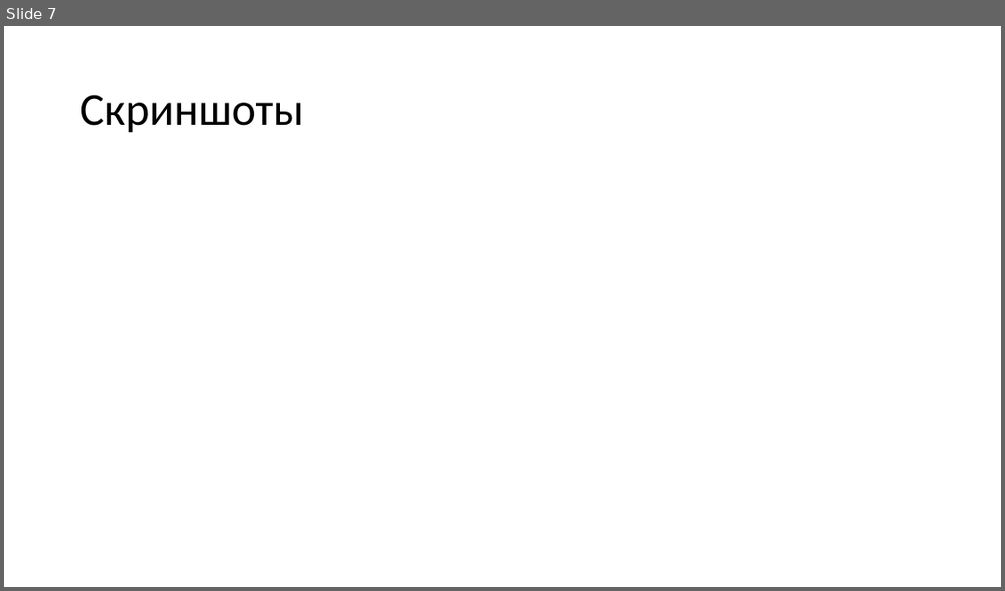
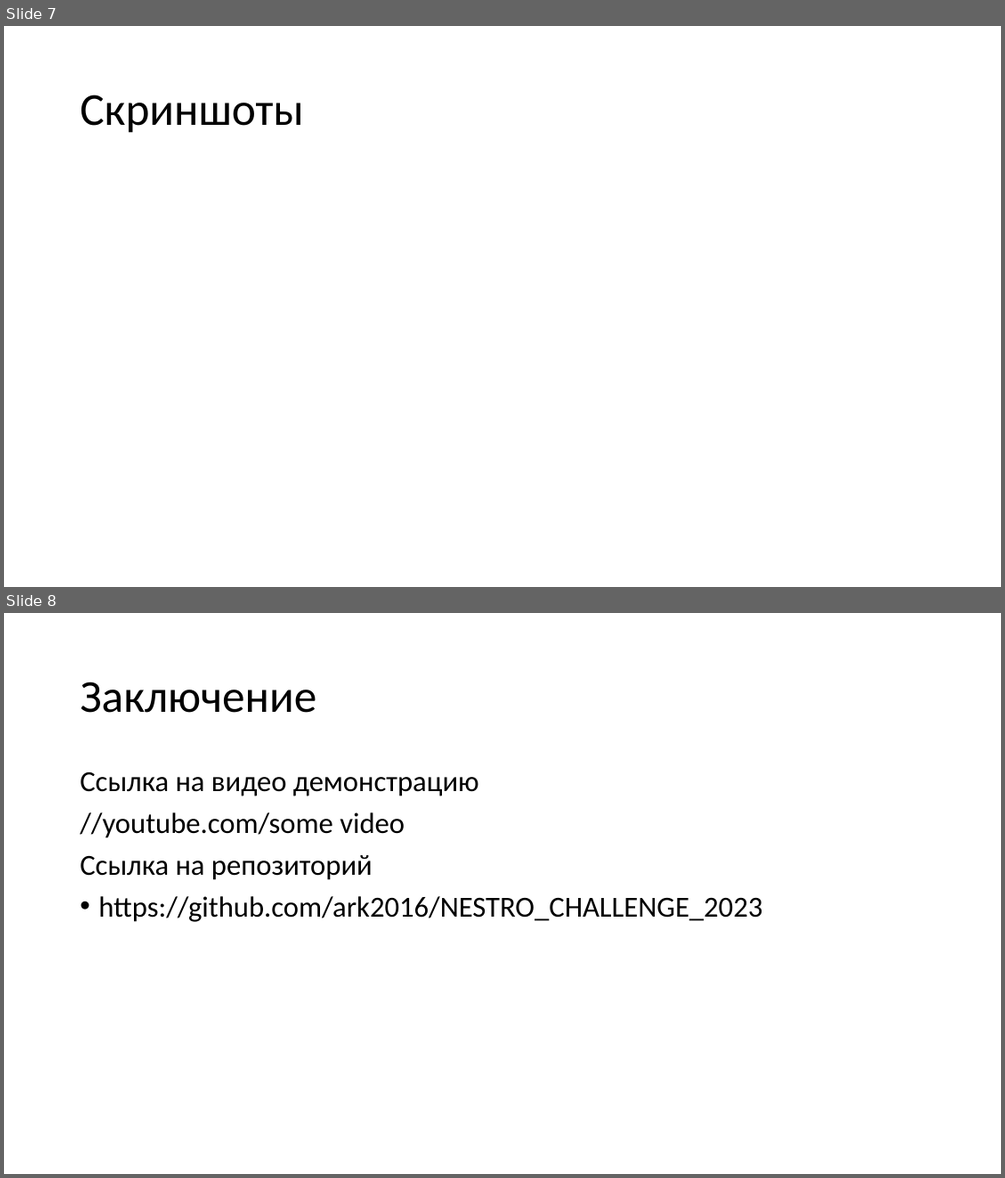
Before and after one commit to ark2016/NESTRO_CHALLENGE_2023, a slide deck: presentation/Greedy_algorithm.pptx. Shown one above the other, each under a label of ours: slide 7 before the commit, slides 7 and 8 after it. The pictures are 1005x591 and 1005x1178 pixels, drawn with LibreOffice and Linux fonts; fonts in the diff are those of the drawing. Boxes give left, top, right and bottom in pixels: in the first picture for what was removed or moved away, otherwise in the second. Text is boxed around its words. In the diff, an @@ line names an element or a change of style, - is before the commit and + after.

```diff
--- a/presentation/Greedy_algorithm.pptx
+++ b/presentation/Greedy_algorithm.pptx
@@ slide 8 added at [4, 613, 1001, 1174], background #FFFFFF @@
@@ title added at [80, 682, 316, 713], 44 pt, text #000000 @@
+Заключение
@@ text added at [80, 771, 762, 922], 28 pt, text #000000 @@
+Ссылка на видео демонстрацию
+//youtube.com/some video
+Ссылка на репозиторий
+• https://github.com/ark2016/NESTRO_CHALLENGE_2023
```
Also in this commit, not shown: 1 slide changed, 2 other slides added, 3 slides removed.
